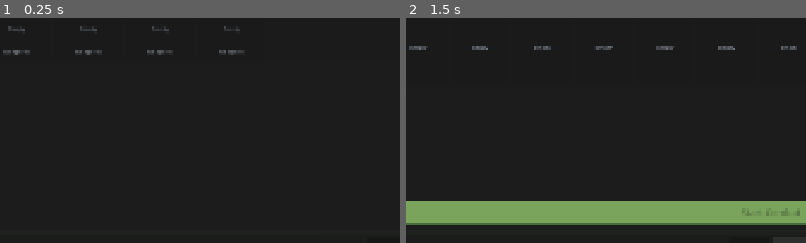
Above: before the commit, frames 1-2 (left to right).
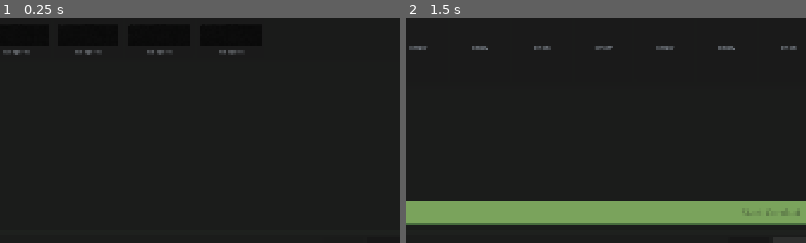
Above: after the commit, the same moments.

Repository: stonecauldron/mycelium-prototype
Game: Godot game, scene res://assets/base/base.tscn
The game is run twice, just before and just after one commit, with the same random seed, the same clock (stepped at 60 frames per second) and the same inputs.
Inputs:
- Up to frame 1 (0.25 s): no input
- Up to frame 2 (1.5 s): click "Nursery" at 0.5 s; click "Barracks" at 1.25 s
The pictures show only the part of the screen within x 4-54%, y 43-93%; the shares and areas given below are measured in that part.

The runs differ from the first frame. In frame 1, 0.2% of the frame differs, in the area x 2-60%, y 3-8%; in frame 2, nothing differs.

Commit message:
Add nursery spore and plot growth art.
Swap spore-card swatches and plot placeholders for sprite stages, and keep drag previews clipped to card size.

Co-authored-by: Cursor <cursoragent@cursor.com>

Diff:
--- a/assets/base/nursery/spore_card.gd
+++ b/assets/base/nursery/spore_card.gd
@@ -8,7 +8,6 @@
 
 @onready var _name_label: Label = %NameLabel
 @onready var _days_label: Label = %DaysLabel
-@onready var _swatch: ColorRect = %Swatch
 
 
 func setup(spore_data: SporeData, index: int) -> void:
@@ -55,16 +54,20 @@
 		return
 	_name_label.text = spore.display_name
 	_days_label.text = "%d days" % spore.days_to_mature
-	_swatch.color = Color(0.45, 0.7, 0.4, 1.0)
 
 
 func _get_drag_data(_at_position: Vector2) -> Variant:
 	if spore == null:
 		return null
+	var host := Control.new()
+	host.custom_minimum_size = CARD_SIZE
+	host.size = CARD_SIZE
+	host.clip_contents = true
 	var preview := duplicate() as SporeCard
 	preview.modulate = Color(1, 1, 1, 0.85)
 	preview.reset_compact_layout()
-	set_drag_preview(preview)
+	host.add_child(preview)
+	set_drag_preview(host)
 	return {
 		"type": "spore",
 		"stock_index": stock_index,
--- a/assets/base/nursery/spore_card.tscn
+++ b/assets/base/nursery/spore_card.tscn
@@ -1,38 +1,48 @@
-[gd_scene format=3]
+[gd_scene format=3 uid="uid://blaclagqmub3n"]
 
 [ext_resource type="Script" uid="uid://cotjodkei1m3k" path="res://assets/base/nursery/spore_card.gd" id="1_card"]
 [ext_resource type="Theme" uid="uid://b8rmvb87hj66n" path="res://assets/themes/default.tres" id="2_theme"]
+[ext_resource type="Texture2D" uid="uid://f8n1147me83h" path="res://assets/base/nursery/spores.png" id="3_spores"]
 
-[node name="SporeCard" type="PanelContainer"]
+[sub_resource type="AtlasTexture" id="AtlasTexture_r2fro"]
+atlas = ExtResource("3_spores")
+region = Rect2(171, 166, 171, 179)
+
+[node name="SporeCard" type="PanelContainer" unique_id=830281552]
+custom_minimum_size = Vector2(120, 100)
 clip_contents = true
-custom_minimum_size = Vector2(120, 100)
 theme = ExtResource("2_theme")
 script = ExtResource("1_card")
 
-[node name="Margin" type="MarginContainer" parent="."]
+[node name="Margin" type="MarginContainer" parent="." unique_id=190078177]
 layout_mode = 2
 theme_type_variation = &"CardMargin"
 
-[node name="VBox" type="VBoxContainer" parent="Margin"]
+[node name="VBox" type="VBoxContainer" parent="Margin" unique_id=1900809379]
 layout_mode = 2
 theme_type_variation = &"CardVBox"
 
-[node name="Swatch" type="ColorRect" parent="Margin/VBox"]
+[node name="Icon" type="TextureRect" parent="Margin/VBox" unique_id=392783881]
 unique_name_in_owner = true
-custom_minimum_size = Vector2(0, 24)
+custom_minimum_size = Vector2(0, 100)
 layout_mode = 2
 size_flags_horizontal = 3
-color = Color(0.45, 0.7, 0.4, 1)
+size_flags_vertical = 0
+texture = SubResource("AtlasTexture_r2fro")
+expand_mode = 1
+stretch_mode = 5
 
-[node name="NameLabel" type="Label" parent="Margin/VBox"]
+[node name="NameLabel" type="Label" parent="Margin/VBox" unique_id=378754818]
 unique_name_in_owner = true
+custom_minimum_size = Vector2(104, 0)
 layout_mode = 2
+size_flags_horizontal = 3
 theme_type_variation = &"CardNameLabel"
 text = "Spore"
 horizontal_alignment = 1
 autowrap_mode = 3
 
-[node name="DaysLabel" type="Label" parent="Margin/VBox"]
+[node name="DaysLabel" type="Label" parent="Margin/VBox" unique_id=716405683]
 unique_name_in_owner = true
 layout_mode = 2
 theme_type_variation = &"CardMetaLabel"
--- a/assets/base/plot_tile/plot_tile.gd
+++ b/assets/base/plot_tile/plot_tile.gd
@@ -6,14 +6,17 @@
 
 const TILE_SIZE := Vector2(160, 180)
 
+const _TEX_EMPTY := preload("res://assets/base/plot_tile/plot_empty.png")
+const _TEX_GROWTH0 := preload("res://assets/base/plot_tile/growth0.png")
+const _TEX_GROWTH1 := preload("res://assets/base/plot_tile/growth1.png")
+const _TEX_GROWTH2 := preload("res://assets/base/plot_tile/growth2.png")
+
 var plot_index: int = 0
 var _plot: NurseryPlotData
 var _can_plant: bool = false
 var _base_modulate: Color = Color.WHITE
 
-@onready var _visual_host: CenterContainer = %VisualHost
-@onready var _placeholder: ColorRect = %PlaceholderVisual
-@onready var _state_label: Label = %StateLabel
+@onready var _plot_visual: TextureRect = %PlotVisual
 @onready var _hint_label: Label = %HintLabel
 
 
@@ -51,27 +54,20 @@
 
 func _refresh() -> void:
 	if _plot == null:
-		_state_label.text = "—"
 		_hint_label.text = ""
 		_apply_visual_state()
 		return
 
 	match _plot.get_state():
 		NurseryPlotData.State.EMPTY:
-			_state_label.text = "Empty"
 			_hint_label.text = "Plant / Drop spore" if _can_plant else "No spores"
 			modulate = Color(1, 1, 1, 1.0) if _can_plant else Color(1, 1, 1, 0.65)
 			_base_modulate = modulate
 		NurseryPlotData.State.GROWING:
-			var spore_name := _plot.planted_spore.display_name if _plot.planted_spore else "Spore"
-			var needed := _plot.planted_spore.days_to_mature if _plot.planted_spore else 0
-			_state_label.text = "%s\nDay %d/%d" % [spore_name, _plot.days_grown, needed]
 			_hint_label.text = "Growing"
 			modulate = Color.WHITE
 			_base_modulate = modulate
 		NurseryPlotData.State.READY:
-			var ready_name := _plot.planted_spore.display_name if _plot.planted_spore else "Spore"
-			_state_label.text = ready_name
 			_hint_label.text = "Ready to harvest"
 			modulate = Color.WHITE
 			_base_modulate = modulate
@@ -79,22 +75,23 @@
 
 
 func _apply_visual_state() -> void:
-	## Hook for future plot art. Placeholder color encodes state for now.
-	if _placeholder == null:
+	if _plot_visual == null:
 		return
-	if _plot == null:
-		_placeholder.color = Color(0.2, 0.22, 0.2, 1.0)
-		return
-	match _plot.get_state():
-		NurseryPlotData.State.EMPTY:
-			_placeholder.color = Color(0.22, 0.24, 0.2, 1.0)
-		NurseryPlotData.State.GROWING:
-			_placeholder.color = Color(0.28, 0.42, 0.28, 1.0)
-		NurseryPlotData.State.READY:
-			_placeholder.color = Color(0.45, 0.7, 0.35, 1.0)
-	# Keep VisualHost available for later TextureRect / sprout scenes.
-	if _visual_host != null:
-		_visual_host.visible = true
+	_plot_visual.texture = _texture_for_plot()
+
+
+func _texture_for_plot() -> Texture2D:
+	if _plot == null or _plot.get_state() == NurseryPlotData.State.EMPTY:
+		return _TEX_EMPTY
+	if _plot.get_state() == NurseryPlotData.State.READY:
+		return _TEX_GROWTH2
+	var needed := 1
+	if _plot.planted_spore != null:
+		needed = maxi(1, _plot.planted_spore.days_to_mature)
+	var progress := float(_plot.days_grown) / float(needed)
+	if progress < 0.5:
+		return _TEX_GROWTH0
+	return _TEX_GROWTH1
 
 
 func _gui_input(event: InputEvent) -> void:
--- a/assets/base/plot_tile/plot_tile.tscn
+++ b/assets/base/plot_tile/plot_tile.tscn
@@ -1,48 +1,36 @@
-[gd_scene load_steps=3 format=3]
+[gd_scene format=3 uid="uid://bhv8l3ooxo87c"]
 
-[ext_resource type="Script" path="res://assets/base/plot_tile/plot_tile.gd" id="1_tile"]
-[ext_resource type="Theme" path="res://assets/themes/default.tres" id="2_theme"]
+[ext_resource type="Script" uid="uid://dg3f8ior287wm" path="res://assets/base/plot_tile/plot_tile.gd" id="1_tile"]
+[ext_resource type="Theme" uid="uid://b8rmvb87hj66n" path="res://assets/themes/default.tres" id="2_theme"]
+[ext_resource type="Texture2D" uid="uid://l5cgx8k0tdu4" path="res://assets/base/plot_tile/plot_empty.png" id="3_empty"]
 
-[node name="PlotTile" type="PanelContainer"]
+[node name="PlotTile" type="PanelContainer" unique_id=1149444614]
 custom_minimum_size = Vector2(160, 180)
 theme = ExtResource("2_theme")
 script = ExtResource("1_tile")
 
-[node name="Margin" type="MarginContainer" parent="."]
+[node name="Margin" type="MarginContainer" parent="." unique_id=351598710]
 layout_mode = 2
 mouse_filter = 2
 theme_type_variation = &"SlotMargin"
 
-[node name="Stack" type="VBoxContainer" parent="Margin"]
+[node name="Stack" type="VBoxContainer" parent="Margin" unique_id=1962374868]
 layout_mode = 2
 mouse_filter = 2
 theme_type_variation = &"TightVBox"
 
-[node name="VisualHost" type="CenterContainer" parent="Margin/Stack"]
+[node name="PlotVisual" type="TextureRect" parent="Margin/Stack" unique_id=653384849]
 unique_name_in_owner = true
-custom_minimum_size = Vector2(0, 64)
+custom_minimum_size = Vector2(0, 120)
 layout_mode = 2
 size_flags_horizontal = 3
+size_flags_vertical = 3
 mouse_filter = 2
+texture = ExtResource("3_empty")
+expand_mode = 1
+stretch_mode = 5
 
-[node name="PlaceholderVisual" type="ColorRect" parent="Margin/Stack/VisualHost"]
-unique_name_in_owner = true
-custom_minimum_size = Vector2(72, 48)
-layout_mode = 2
-mouse_filter = 2
-color = Color(0.22, 0.24, 0.2, 1)
-
-[node name="StateLabel" type="Label" parent="Margin/Stack"]
-unique_name_in_owner = true
-layout_mode = 2
-size_flags_vertical = 3
-theme_type_variation = &"PlaceholderLabel"
-text = "Empty"
-horizontal_alignment = 1
-vertical_alignment = 1
-autowrap_mode = 3
-
-[node name="HintLabel" type="Label" parent="Margin/Stack"]
+[node name="HintLabel" type="Label" parent="Margin/Stack" unique_id=61749301]
 unique_name_in_owner = true
 layout_mode = 2
 theme_type_variation = &"CardMetaLabel"
Binary file added: assets/base/nursery/spores.png
Not shown, added: assets/base/nursery/spores.png.import
Binary file added: assets/base/plot_tile/growth0.png
Not shown, added: assets/base/plot_tile/growth0.png.import
Binary file added: assets/base/plot_tile/growth1.png
Not shown, added: assets/base/plot_tile/growth1.png.import
Binary file added: assets/base/plot_tile/growth2.png
Not shown, added: assets/base/plot_tile/growth2.png.import
Binary file added: assets/base/plot_tile/plot_empty.png
Not shown, added: assets/base/plot_tile/plot_empty.png.import
